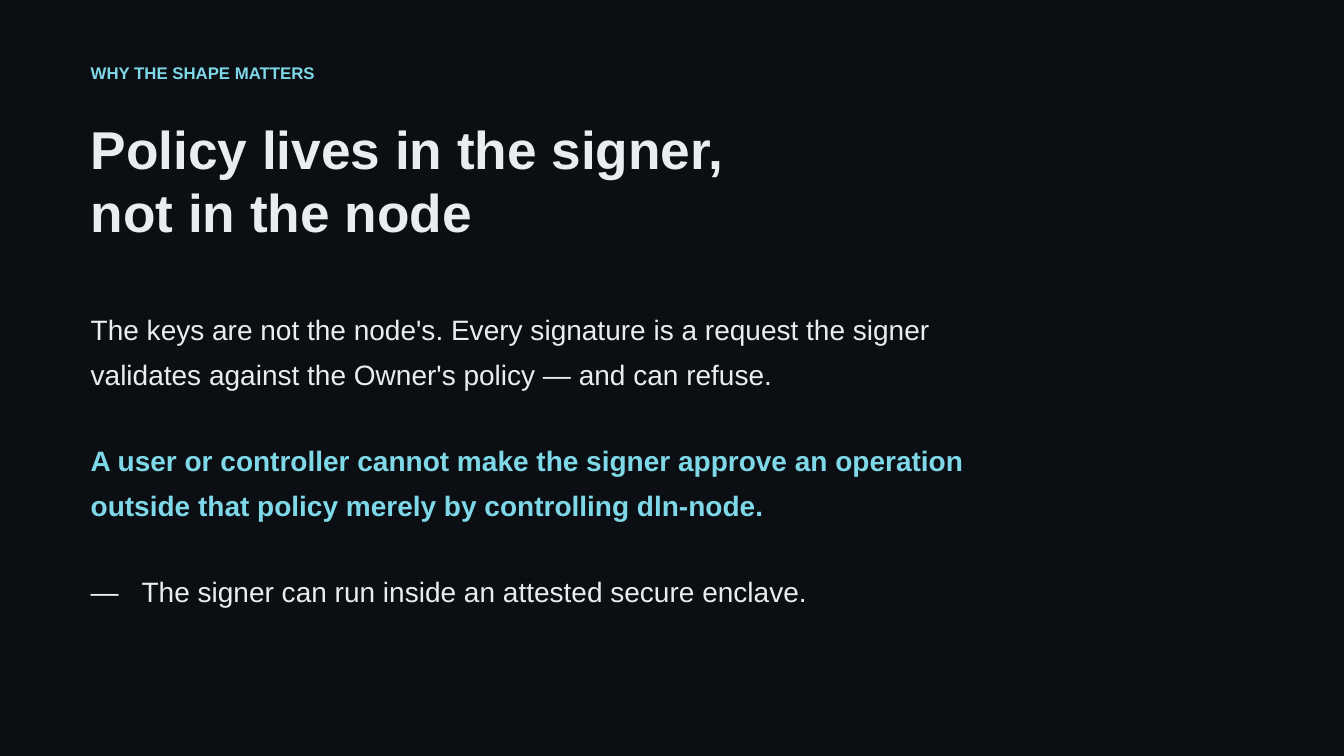
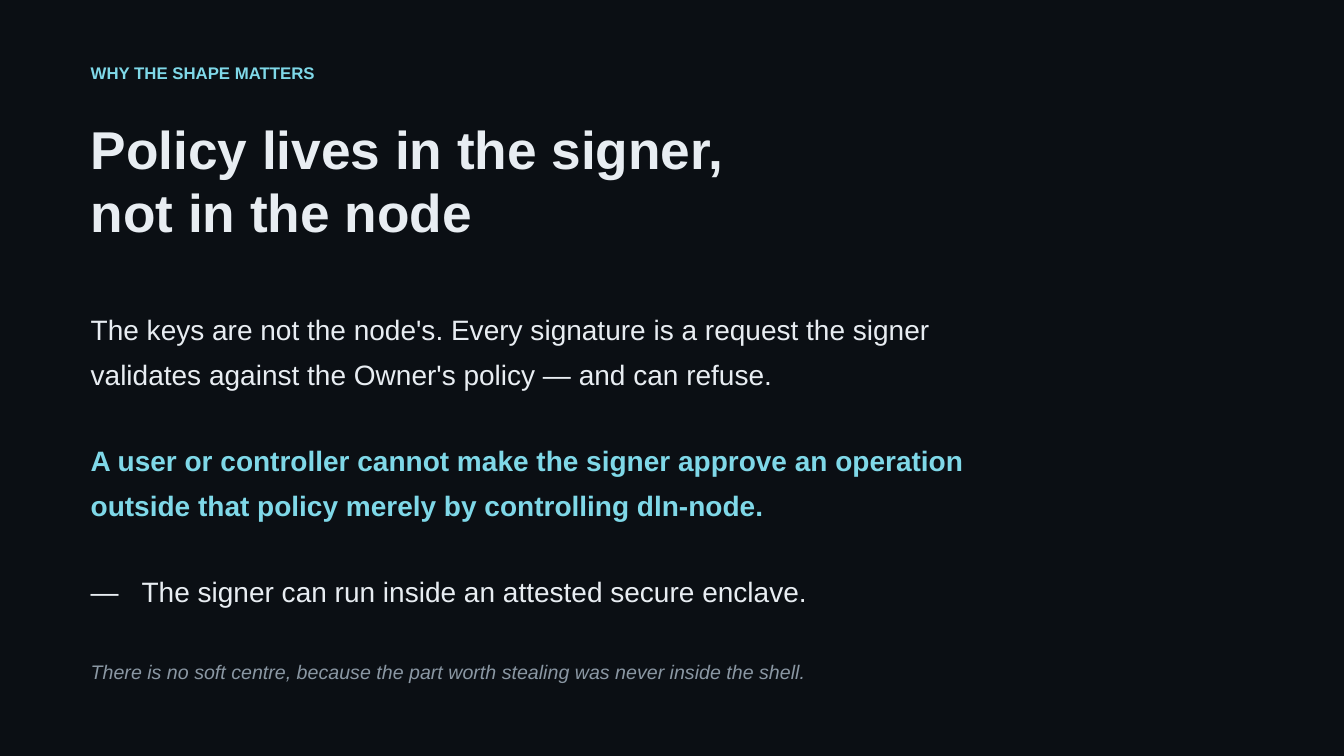
Before and after one commit to DarkWebDivingClub/dln-node, a slide deck: slide 7 of doc/diamond-lightning-node.pptx. Drawn at 1344x756 pixels with LibreOffice and Linux fonts; fonts in the diff are those of the drawing. Boxes give left, top, right and bottom in pixels: in the first picture for what was removed or moved away, otherwise in the second. Text is boxed around its words. In the diff, an @@ line names an element or a change of style, - is before the commit and + after.

Commit message:
Frame the deck on the egg
Traditionally a node is built like an egg: a hard shell — TLS,
macaroons, a firewall, a VPN — and inside it the API, the keys and the
policy, together and trusted. Crack the shell once and there is nothing
else to defeat.

This summer operators were afraid of an omelette, and two of the three
incidents were exactly that: a credential that could be stolen and an
interface that could be reached.

The metaphor carries the architecture better than the earlier framing
did, because it names what is actually different here — not a harder
shell, but no soft centre, the part worth stealing having never been
inside it.

```diff
--- a/doc/diamond-lightning-node.pptx
+++ b/doc/diamond-lightning-node.pptx
@@ text added at (91,665,805,683), 14 pt, text #8A97A3, italic @@
+There is no soft centre, because the part worth stealing was never inside the shell.
```
Also in this commit, not shown: 2 other slides changed.
